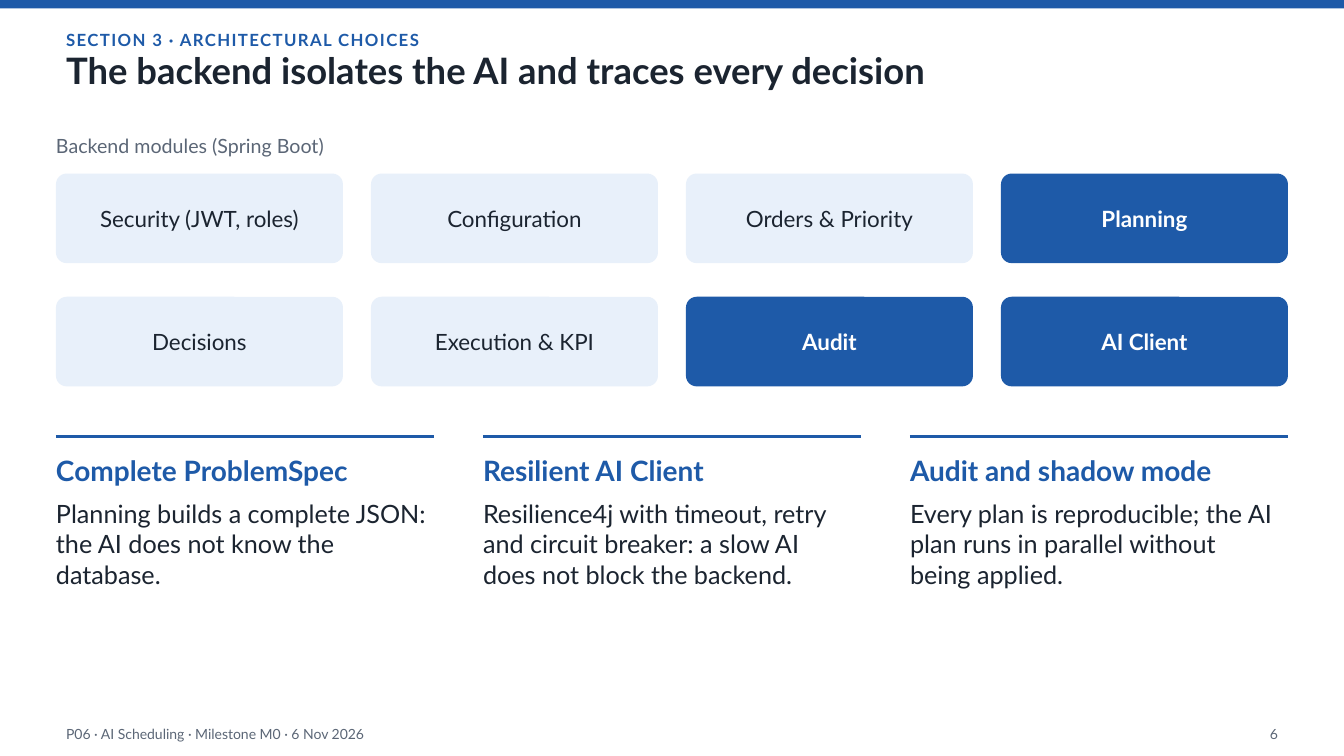
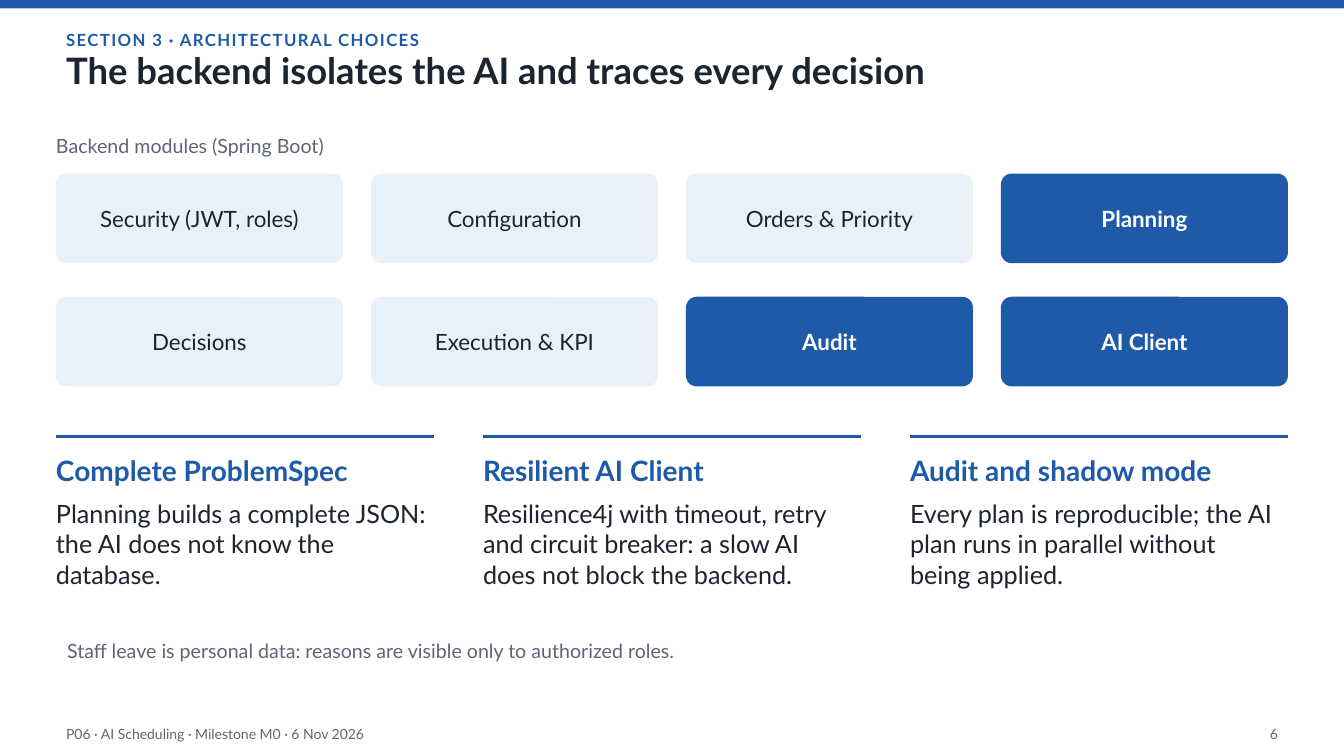
Before and after one commit to Pieruc/Scheduling, a slide deck: slide 6 of Presentazione/P06-6Nov-v1.pptx. Drawn at 1344x756 pixels with LibreOffice and Linux fonts; fonts in the diff are those of the drawing. Boxes give left, top, right and bottom in pixels: in the first picture for what was removed or moved away, otherwise in the second. Text is boxed around its words. In the diff, an @@ line names an element or a change of style, - is before the commit and + after.

```diff
--- a/Presentazione/P06-6Nov-v1.pptx
+++ b/Presentazione/P06-6Nov-v1.pptx
@@ text added at [67, 643, 674, 662], 14 pt, text #5B6676 @@
+Staff leave is personal data: reasons are visible only to authorized roles.
```
Also in this commit, not shown: 3 other slides changed, 3 slides added, 1 slide removed, 1 other file.
